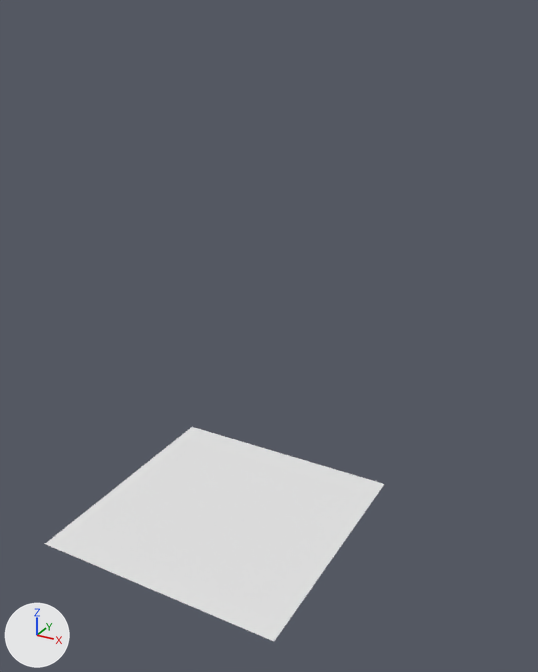
What one commit did to the Blender file game/characters/player/animation/sipa_mc/Kick/kick.blend.
Both versions are drawn from a camera (50 mm lens) standing at (2.7, -4.48, 0.38) and looking at (0.34, -0.18, -1.77). Every picture has the same lights, and +X, +Y and +Z are marked at lower left.

Script lines for the objects in view, before the commit:
```python
ob_body = bpy.data.objects.new('body', me_cube_002)
ob_body.location = (0.007, -0.123, -0.696)
ob_body.scale = (0.238, 0.238, 0.238)
ob_dress = bpy.data.objects.new('dress', me_cube_003)
ob_dress.location = (-0.023, -0.14, -1.465)
ob_dress.scale = (0.561, 0.561, 0.561)
ob_eye_l = bpy.data.objects.new('eye_L', me_sphere_005)
ob_eye_l.location = (0.186, -0.497, -0.338)
ob_eye_l.rotation_euler = (1.396, 0.0, 0.223)  # degrees (80, 0, 13)
ob_eye_l.scale = (0.0316, 0.0661, 0.024)
ob_eye_r = bpy.data.objects.new('eye_r', me_sphere_004)
ob_eye_r.location = (-0.174, -0.501, -0.336)
ob_eye_r.rotation_euler = (1.396, 0.0, -0.0557)  # degrees (80, 0, -3.2)
ob_eye_r.scale = (0.0316, 0.0661, 0.024)
ob_hat = bpy.data.objects.new('hat', me_circle)
ob_hat.location = (-0.015, -0.067, -0.29)
ob_hat.scale = (0.703, 0.703, 0.703)
ob_head = bpy.data.objects.new('head', me_cube_001)
ob_head.location = (0.007, -0.08, -0.35)
ob_head.scale = (0.629, 0.629, 0.526)
ob_plane = bpy.data.objects.new('Plane', me_plane)
ob_plane.location = (-0.027, -0.272, -3.379)
```
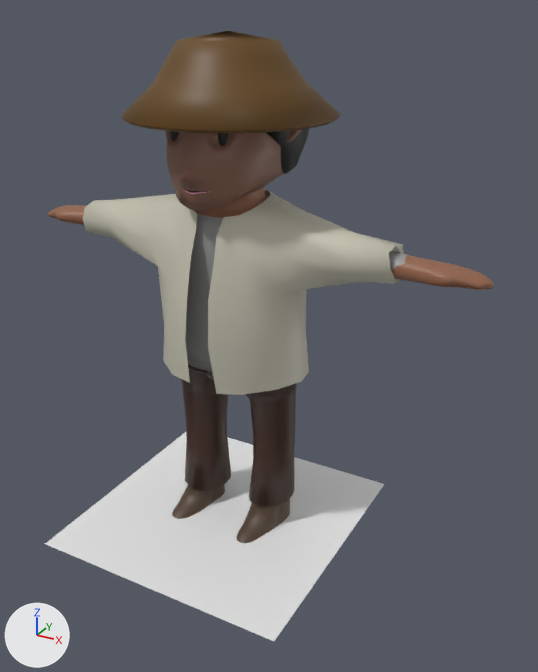
The change, as a diff of the scene's bpy script:
```diff
--- a/game/characters/player/animation/sipa_mc/Kick/kick.blend.py
+++ b/game/characters/player/animation/sipa_mc/Kick/kick.blend.py
@@ ob_body @@
 ob_body.scale = (0.238, 0.238, 0.238)
-ob_body.hide_set(True)
@@ ob_dress @@
 ob_dress.scale = (0.561, 0.561, 0.561)
-ob_dress.hide_set(True)
@@ ob_hat @@
 ob_hat.scale = (0.703, 0.703, 0.703)
-ob_hat.hide_set(True)
@@ ob_head @@
 ob_head.scale = (0.629, 0.629, 0.526)
-ob_head.hide_set(True)
@@ ob_eye_l @@
 ob_eye_l.scale = (0.0316, 0.0661, 0.024)
-ob_eye_l.hide_set(True)
@@ ob_eye_r @@
 ob_eye_r.scale = (0.0316, 0.0661, 0.024)
-ob_eye_r.hide_set(True)
```

Pixel boxes (x1, y1, x2, y2) of what changed, in the pictures (538 x 672 px):
'dress', shown: after (83, 190, 404, 395)
'body', shown: after (48, 187, 494, 543)
'hat', shown (brown): after (121, 30, 341, 175)
'head', shown (brown): after (166, 129, 302, 211)
'eye_L', shown: after (218, 133, 228, 146)
'eye_r', shown: after (170, 131, 179, 142)
